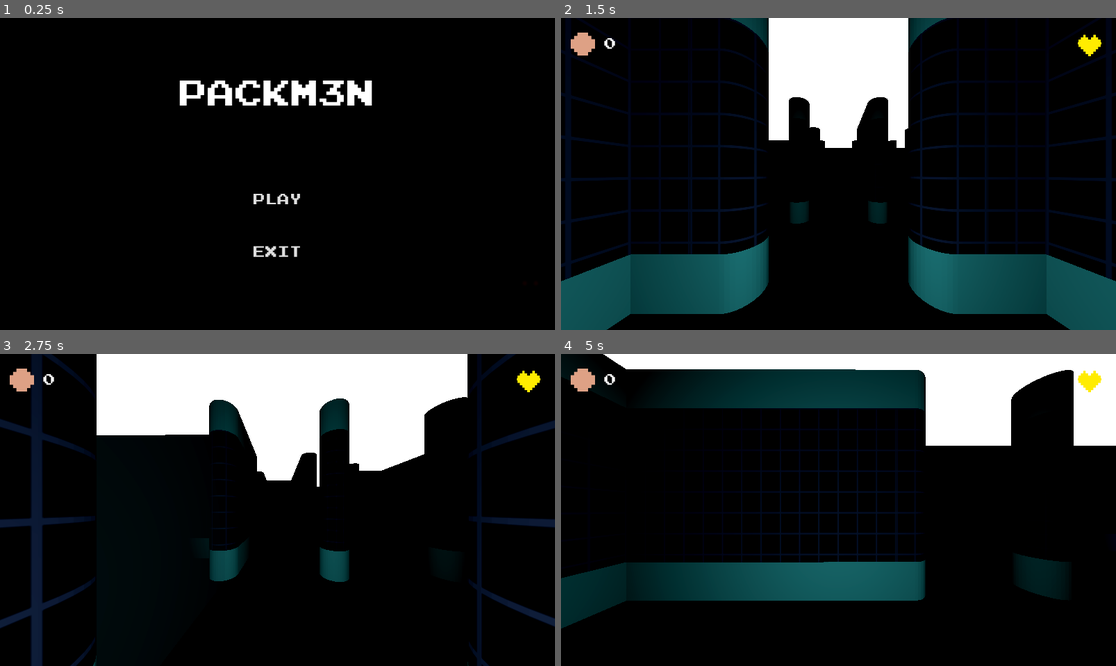
Above: before the commit, frames 1-4 (two rows, left to right).
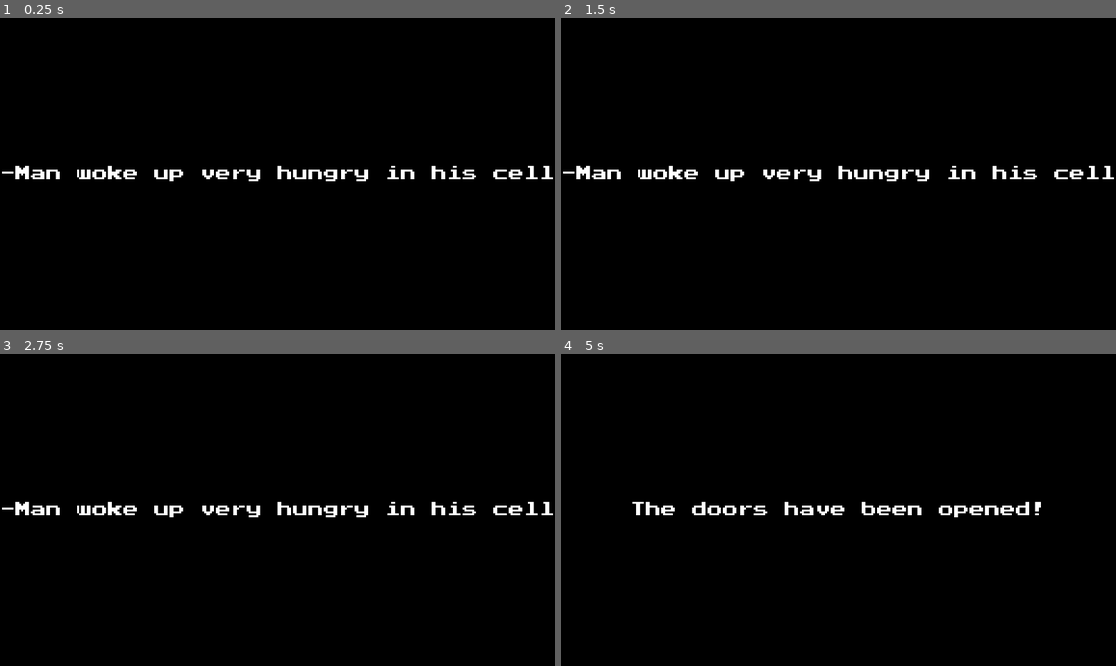
Above: after the commit, the same moments.

Repository: 21RM/Y4S1-JD-Packman
Game: Godot game, scene res://Scenes/UI/Start/start.tscn
The game is run twice, just before and just after one commit, with the same random seed, the same clock (stepped at 60 frames per second) and the same inputs. Before the commit the project starts from res://Scenes/UI/MainMenu/main_menu.tscn. Sound files missing from this copy of the repository are replaced by a short silence.
Inputs (mouse positions are in pixels of both pictures, inside the frame that each line leads up to):
- Up to frame 1 (0.25 s): no input
- Up to frame 2 (1.5 s): click (838, 198) at 0.5 s, where only the run before the commit has a clickable "PLAY"; click (838, 198) at 1.25 s, where only the run before the commit has a clickable "PLAY"
- Up to frame 3 (2.75 s): move the mouse to (399, 494) at 2.02 s; hold D (move_right) from 2.03 s (still down); hold W (look_back) from 2.03 s (still down); click (399, 494) at 2.17 s
- Up to frame 4 (5 s): move the mouse to (727, 525) at 2.77 s; release D (move_right) at 2.78 s; release W (look_back) at 2.78 s; hold S (move_backwards) 2.78-3.53 s; tap C (toggle_camera) at 2.85, 4.35 s; click (727, 525) at 2.92 s; tap Enter at 3.5 s; move the mouse to (894, 441) at 3.52 s; hold W (look_back) 3.53-4.28 s; hold D (move_right) from 3.53 s (still down); click (894, 441) at 3.67 s; move the mouse to (810, 572) at 4.27 s; click (810, 572) at 4.42 s

The runs differ from the first frame. In frame 1, 3.5% of the frame differs, in the area x 0-100%, y 20-77%; in frame 2, 31%, in the area x 0-100%, y 0-100%; in frame 3, 27%; in frame 4, 28%.

Commit message:
storyline done

Diff:
--- /dev/null
+++ b/3d-packman/Scenes/UI/Start/start.gd
@@ -0,0 +1,20 @@
+extends CanvasLayer
+
+var text_messages: Array = ["Pac-Man woke up very hungry in his cell...",\
+ 							"The doors have been opened!",\
+							"Go, Pac-Man! Enjoy your meal!",\
+							"But beware...",\
+							"There are ghosts around..."]
+
+var counter = 0
+
+func _ready():
+	$ColorRect/HBoxContainer/VBoxContainer/Label.text = text_messages[0]
+
+func _on_timer_timeout() -> void:
+	FxManager.play_button_houver_exit()
+	counter += 1
+	if (counter == 5):
+		get_tree().change_scene_to_file("res://Scenes/UI/MainMenu/main_menu.tscn")
+		return
+	$ColorRect/HBoxContainer/VBoxContainer/Label.text = text_messages[counter]
--- /dev/null
+++ b/3d-packman/Scenes/UI/Start/start.tscn
@@ -0,0 +1,58 @@
+[gd_scene load_steps=3 format=3 uid="uid://twki405skolu"]
+
+[ext_resource type="Script" uid="uid://d1nucyod3a63y" path="res://Scenes/UI/Start/start.gd" id="1_rxfcc"]
+[ext_resource type="FontFile" uid="uid://b3h0tlpabnia5" path="res://Assets/UI/Font/PressStart2P-vaV7.ttf" id="2_mdolv"]
+
+[node name="Start" type="CanvasLayer"]
+script = ExtResource("1_rxfcc")
+
+[node name="ColorRect" type="ColorRect" parent="."]
+anchors_preset = 15
+anchor_right = 1.0
+anchor_bottom = 1.0
+grow_horizontal = 2
+grow_vertical = 2
+color = Color(0, 0, 0, 1)
+
+[node name="HBoxContainer" type="HBoxContainer" parent="ColorRect"]
+layout_mode = 1
+anchors_preset = 15
+anchor_right = 1.0
+anchor_bottom = 1.0
+grow_horizontal = 2
+grow_vertical = 2
+
+[node name="Control" type="Control" parent="ColorRect/HBoxContainer"]
+layout_mode = 2
+size_flags_horizontal = 3
+size_flags_stretch_ratio = 0.5
+
+[node name="VBoxContainer" type="VBoxContainer" parent="ColorRect/HBoxContainer"]
+layout_mode = 2
+size_flags_horizontal = 3
+
+[node name="Control" type="Control" parent="ColorRect/HBoxContainer/VBoxContainer"]
+layout_mode = 2
+size_flags_vertical = 3
+
+[node name="Label" type="Label" parent="ColorRect/HBoxContainer/VBoxContainer"]
+layout_mode = 2
+size_flags_vertical = 6
+theme_override_fonts/font = ExtResource("2_mdolv")
+theme_override_font_sizes/font_size = 32
+horizontal_alignment = 1
+
+[node name="Control2" type="Control" parent="ColorRect/HBoxContainer/VBoxContainer"]
+layout_mode = 2
+size_flags_vertical = 3
+
+[node name="Control2" type="Control" parent="ColorRect/HBoxContainer"]
+layout_mode = 2
+size_flags_horizontal = 3
+size_flags_stretch_ratio = 0.5
+
+[node name="Timer" type="Timer" parent="."]
+wait_time = 3.0
+autostart = true
+
+[connection signal="timeout" from="Timer" to="." method="_on_timer_timeout"]
--- /dev/null
+++ b/3d-packman/Scenes/UI/WinScreen/end.gd
@@ -0,0 +1,15 @@
+extends CanvasLayer
+
+func _ready() -> void:
+	Input.set_mouse_mode(Input.MOUSE_MODE_VISIBLE)
+
+func on_main_menu_mouse_entered() -> void:
+	FxManager.play_button_houver()
+
+func on_main_menu_mouse_exited() -> void:
+	FxManager.play_button_houver_exit()
+
+func _on_main_menu_button_up() -> void:
+	FxManager.play_button_press()
+	await get_tree().create_timer(0.7).timeout
+	get_tree().change_scene_to_file("res://Scenes/UI/MainMenu/main_menu.tscn")
--- /dev/null
+++ b/3d-packman/Scenes/UI/WinScreen/end.tscn
@@ -0,0 +1,75 @@
+[gd_scene load_steps=4 format=3 uid="uid://bmsf0vav0duk4"]
+
+[ext_resource type="Script" uid="uid://bsmg8pss5klvk" path="res://Scenes/UI/WinScreen/end.gd" id="1_vuip0"]
+[ext_resource type="FontFile" uid="uid://b3h0tlpabnia5" path="res://Assets/UI/Font/PressStart2P-vaV7.ttf" id="2_fudcg"]
+[ext_resource type="Theme" uid="uid://rq38y58y8e63" path="res://Themes/arcade.tres" id="3_kvb2u"]
+
+[node name="End" type="CanvasLayer"]
+script = ExtResource("1_vuip0")
+
+[node name="ColorRect" type="ColorRect" parent="."]
+anchors_preset = 15
+anchor_right = 1.0
+anchor_bottom = 1.0
+grow_horizontal = 2
+grow_vertical = 2
+color = Color(0, 0, 0, 1)
+
+[node name="HBoxContainer" type="HBoxContainer" parent="ColorRect"]
+layout_mode = 1
+anchors_preset = 15
+anchor_right = 1.0
+anchor_bottom = 1.0
+grow_horizontal = 2
+grow_vertical = 2
+
+[node name="Control" type="Control" parent="ColorRect/HBoxContainer"]
+layout_mode = 2
+size_flags_horizontal = 3
+size_flags_stretch_ratio = 0.5
+
+[node name="VBoxContainer" type="VBoxContainer" parent="ColorRect/HBoxContainer"]
+layout_mode = 2
+size_flags_horizontal = 3
+
+[node name="Label" type="Label" parent="ColorRect/HBoxContainer/VBoxContainer"]
+layout_mode = 2
+size_flags_vertical = 6
+theme_override_fonts/font = ExtResource("2_fudcg")
+theme_override_font_sizes/font_size = 32
+text = "You won! Congratulations!"
+horizontal_alignment = 1
+
+[node name="Control2" type="Control" parent="ColorRect/HBoxContainer/VBoxContainer"]
+layout_mode = 2
+size_flags_vertical = 3
+
+[node name="MainMenu" type="Button" parent="ColorRect/HBoxContainer/VBoxContainer/Control2"]
+layout_mode = 1
+anchors_preset = 8
+anchor_left = 0.5
+anchor_top = 0.5
+anchor_right = 0.5
+anchor_bottom = 0.5
+offset_left = -116.5
+offset_top = -52.5
+offset_right = 116.5
+offset_bottom = 52.5
+grow_horizontal = 2
+grow_vertical = 2
+theme = ExtResource("3_kvb2u")
+theme_override_font_sizes/font_size = 25
+text = "MAIN MENU"
+
+[node name="Control2" type="Control" parent="ColorRect/HBoxContainer"]
+layout_mode = 2
+size_flags_horizontal = 3
+size_flags_stretch_ratio = 0.5
+
+[node name="Timer" type="Timer" parent="."]
+wait_time = 3.0
+autostart = true
+
+[connection signal="button_up" from="ColorRect/HBoxContainer/VBoxContainer/Control2/MainMenu" to="." method="_on_main_menu_button_up"]
+[connection signal="mouse_entered" from="ColorRect/HBoxContainer/VBoxContainer/Control2/MainMenu" to="." method="_on_main_menu_mouse_entered"]
+[connection signal="timeout" from="Timer" to="." method="_on_timer_timeout"]
--- a/3d-packman/Scenes/World/world.gd
+++ b/3d-packman/Scenes/World/world.gd
@@ -241,7 +241,6 @@
 				dot.connect("remove_dot_from_map", _on_dot_remove_dot_from_map)
 				$Dots.add_child(dot)
 			break
-		break
 
 func _on_dot_remove_dot_from_map(cell: Vector2i):
 	$Map.remove_dot_at(cell)
@@ -375,6 +374,16 @@
 					ghost.changed_state()
 					ghost.time_in_mode = 0.0
 
+	if ($Packman.current_cell.x < -5 or\
+	$Packman.current_cell.y < -5 or\
+	$Packman.current_cell.x > UtilsGrid.grid_size_x + 5 or\
+	$Packman.current_cell.y > UtilsGrid.grid_size_z + 5)\
+	and $Timers/EndGameTimer.is_stopped():
+		disable_input = true
+		$Packman.input_allowed = false
+		$ScreenEffects/ColorRect/ScreenAnimations.play("endgame")
+		print("pilinha")
+		$Timers/EndGameTimer.start()
 
 func _on_packman_deadly_ghost_touched_me() -> void:
 	for ghost in $Ghosts.get_children():
@@ -424,10 +433,18 @@
 
 
 func _on_dots_update_dot_count(n: int) -> void:
-	$UI/DotsRemaining/HBoxContainer/DotNumber.text = str(n)
+	$UI/DotsRemaining/VBoxContainer/HBoxContainer/DotNumber.text = str(n)
 	if n == 0:
+		$UI/DotsRemaining/VBoxContainer/Label.visible = true
 		for segment in world_door_segments:
 			if is_instance_valid(segment):
 				segment.queue_free()
 		world_door_segments.clear()
 		UtilsGrid.door = Rect2i()
+
+
+func _on_end_game_timer_timeout() -> void:
+	print("should change scenes")
+	$ScreenEffects/ColorRect/ScreenAnimations.stop()
+	FxManager.stop_ambient()
+	get_tree().change_scene_to_file("res://Scenes/UI/WinScreen/end.tscn")
--- a/3d-packman/Scenes/World/world.tscn
+++ b/3d-packman/Scenes/World/world.tscn
@@ -137,11 +137,29 @@
 "values": [Color(0, 0, 0, 0), Color(0, 0, 0, 1), Color(0, 0, 0, 1), Color(0, 0, 0, 0)]
 }
 
+[sub_resource type="Animation" id="Animation_owiee"]
+resource_name = "endgame"
+length = 3.0
+step = 0.5
+tracks/0/type = "value"
+tracks/0/imported = false
+tracks/0/enabled = true
+tracks/0/path = NodePath(".:color")
+tracks/0/interp = 1
+tracks/0/loop_wrap = true
+tracks/0/keys = {
+"times": PackedFloat32Array(0, 2),
+"transitions": PackedFloat32Array(1, 1),
+"update": 0,
+"values": [Color(0, 0, 0, 0), Color(0, 0, 0, 1)]
+}
+
 [sub_resource type="AnimationLibrary" id="AnimationLibrary_fcotr"]
 _data = {
 &"HuntingRed": SubResource("Animation_dr8i3"),
 &"RESET": SubResource("Animation_7staa"),
 &"ResetTexture": SubResource("Animation_7aaxd"),
+&"endgame": SubResource("Animation_owiee"),
 &"jumpscare_black": SubResource("Animation_adcqc"),
 &"transition_black": SubResource("Animation_fcotr")
 }
@@ -169,6 +187,10 @@
 
 [node name="FrightenedTimer" type="Timer" parent="Timers"]
 wait_time = 10.0
+one_shot = true
+
+[node name="EndGameTimer" type="Timer" parent="Timers"]
+wait_time = 3.0
 one_shot = true
 
 [node name="Ceiling" type="StaticBody3D" parent="."]
@@ -269,19 +291,29 @@
 theme_override_constants/margin_left = 20
 theme_override_constants/margin_top = 30
 
-[node name="HBoxContainer" type="HBoxContainer" parent="UI/DotsRemaining"]
+[node name="VBoxContainer" type="VBoxContainer" parent="UI/DotsRemaining"]
 layout_mode = 2
 theme_override_constants/separation = 20
 
-[node name="TextureDot" type="TextureRect" parent="UI/DotsRemaining/HBoxContainer"]
+[node name="HBoxContainer" type="HBoxContainer" parent="UI/DotsRemaining/VBoxContainer"]
+layout_mode = 2
+theme_override_constants/separation = 20
+
+[node name="TextureDot" type="TextureRect" parent="UI/DotsRemaining/VBoxContainer/HBoxContainer"]
 layout_mode = 2
 texture = ExtResource("10_0ph6x")
 
-[node name="DotNumber" type="Label" parent="UI/DotsRemaining/HBoxContainer"]
+[node name="DotNumber" type="Label" parent="UI/DotsRemaining/VBoxContainer/HBoxContainer"]
 layout_mode = 2
 theme_override_fonts/font = ExtResource("10_ugf0j")
 theme_override_font_sizes/font_size = 25
 text = "35"
+
+[node name="Label" type="Label" parent="UI/DotsRemaining/VBoxContainer"]
+visible = false
+layout_mode = 2
+theme_override_fonts/font = ExtResource("10_ugf0j")
+text = "All dots have been eaten! Find the exit!"
 
 [node name="TimerContainer" type="MarginContainer" parent="UI"]
 visible = false
@@ -411,6 +443,7 @@
 [connection signal="timeout" from="Timers/JumpscareTimer" to="." method="_on_jumpscare_timer_timeout"]
 [connection signal="timeout" from="Timers/EndOfJumpscareTimer" to="." method="_on_end_of_jumpscare_timer_timeout"]
 [connection signal="timeout" from="Timers/FrightenedTimer" to="." method="_on_frightened_timer_timeout"]
+[connection signal="timeout" from="Timers/EndGameTimer" to="." method="_on_end_game_timer_timeout"]
 [connection signal="update_dot_count" from="Dots" to="." method="_on_dots_update_dot_count"]
 [connection signal="close_spawn_room_door" from="Packman" to="." method="_on_packman_close_spawn_room_door"]
 [connection signal="deadly_ghost_touched_me" from="Packman" to="." method="_on_packman_deadly_ghost_touched_me"]
--- a/3d-packman/project.godot
+++ b/3d-packman/project.godot
@@ -11,7 +11,7 @@
 [application]
 
 config/name="3DPackman"
-run/main_scene="uid://x54obpvu2y55"
+run/main_scene="uid://twki405skolu"
 config/features=PackedStringArray("4.5", "Forward Plus")
 run/max_fps=60
 config/icon="res://icon.svg"
Not shown, added: 3d-packman/Scenes/UI/Start/start.gd.uid
Not shown, added: 3d-packman/Scenes/UI/WinScreen/end.gd.uid
Not shown: 1 places in 3d-packman/Scenes/World/world.tscn that only renumber resources
